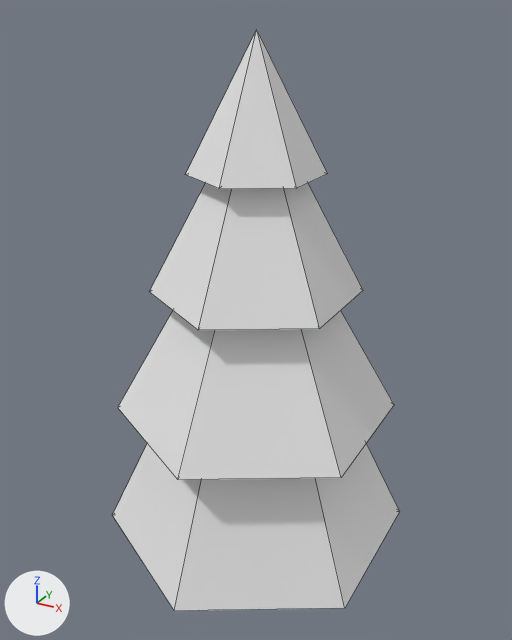
An edit to the FBX model Assets/Mesh/Environment/Tree_01.fbx, drawn before and after from the same camera.
One viewpoint serves both versions: a 50 mm lens placed at (2.03, -3.7, 4.08), pointed at (-0.05, 0.08, 2.19). Lighting does not change. The marker at lower left points along +X, +Y and +Z. Mesh edges are drawn as thin lines.

In view in the first picture: 'Tree_01'.
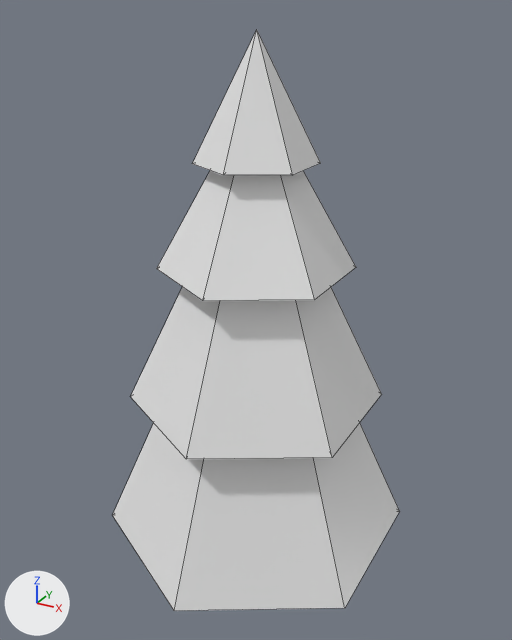
Boxes (x1, y1, x2, y2) around the edits, measured in the pictures (512 x 640 px):
'Tree_01', reshaped, turned
    both: (113, 30, 399, 611)

The change, as a diff of the scene's bpy script:
```diff
--- a/Assets/Mesh/Environment/Tree_01.fbx.py
+++ b/Assets/Mesh/Environment/Tree_01.fbx.py
@@ me_cylinder @@
 # used by ob_tree_01; location = (0.0, 0.0, 0.0)
-me_cylinder.from_pydata(...)  # 56 vertices, 60 faces; spans x -0.91..0.91, y -1.06..1.06, z 0.0..3.98
+me_cylinder.from_pydata(...)  # 56 vertices, 60 faces; spans x -0.91..0.91, y 0.0..3.98, z -1.06..1.06
+# me_cylinder part 1: 55 of 56 vertices moved; they spanned x -0.91..0.91, y -1.06..1.06, z 0.0..3.98 and now span x -0.91..0.91, y 0.0..3.98, z -1.06..1.06; mean shift (0.0, 1.91, -1.84); largest move (0.0, 0.0, 3.98) -> (0.0, 3.98, 0.0)
@@ ob_tree_01 @@
 ob_tree_01.location = (0.0, 0.0, 0.0)
+ob_tree_01.rotation_euler = (1.571, 0.0, 0.0)  # degrees (90, 0, 0)
```
